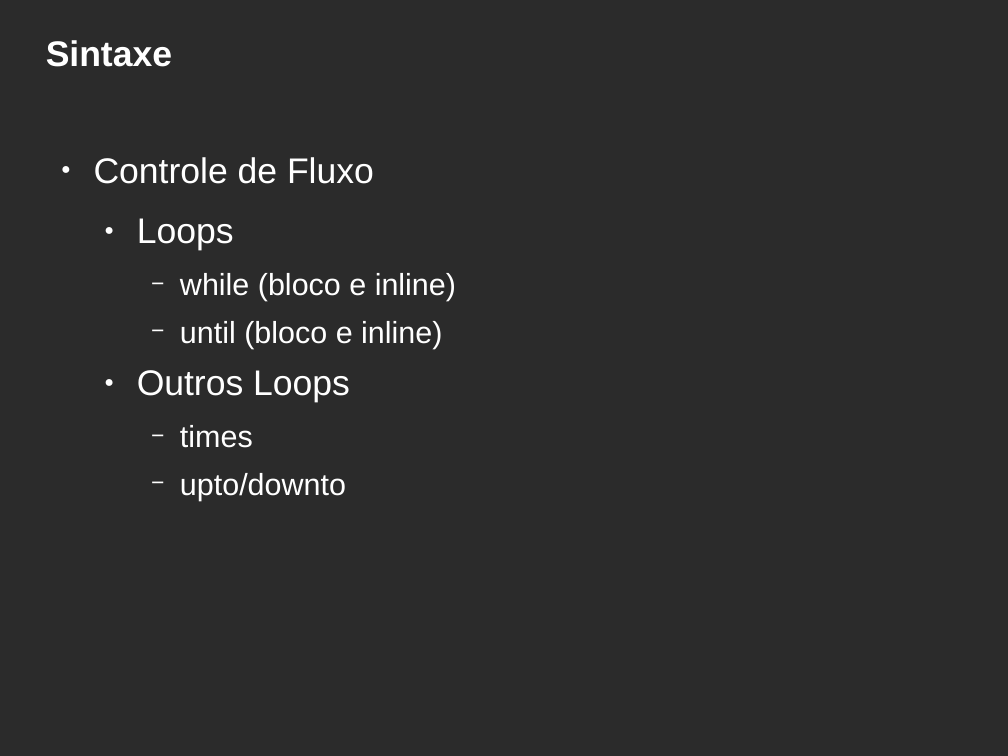
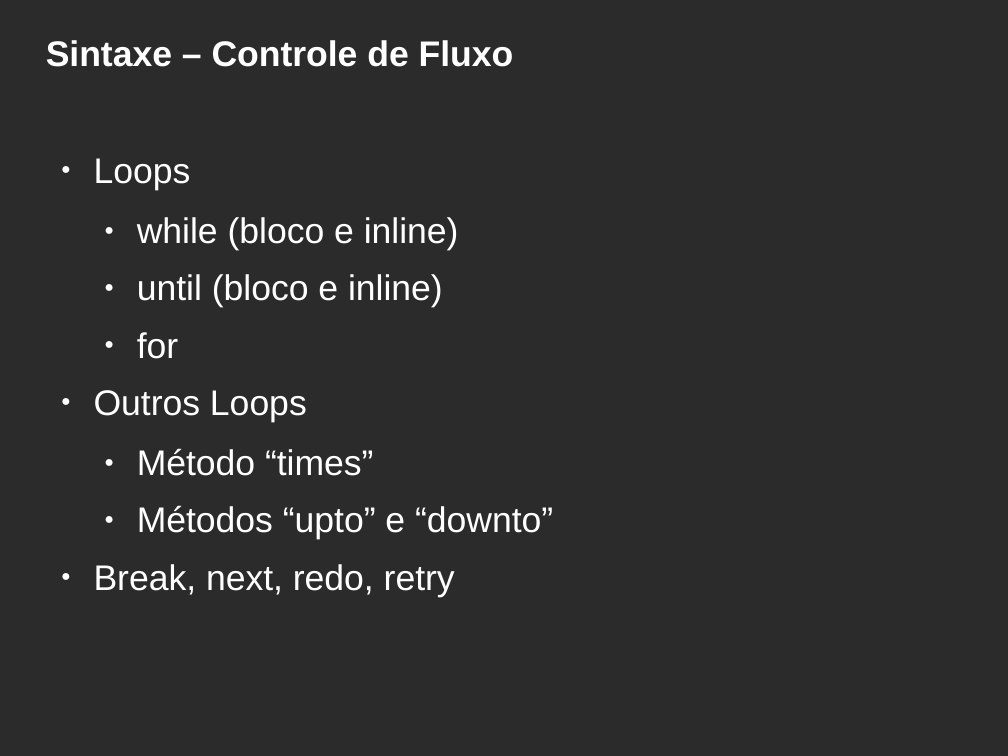
Before and after one commit to hbobenicio/ruby-examples, a slide deck: slide 19 of apresentacao-ruby.odp (slide 17 before the commit). Drawn at 1008x756 pixels with LibreOffice and Linux fonts; fonts in the diff are those of the drawing; background and template pictures are left out; a plain dark background stands for a picture behind light text. Boxes give left, top, right and bottom in pixels: in the first picture for what was removed or moved away, otherwise in the second. Text is boxed around its words. In the diff, an @@ line names an element or a change of style, - is before the commit and + after.

```diff
--- a/apresentacao-ruby.odp
+++ b/apresentacao-ruby.odp
@@ title at <box>46,40,514,67</box>: text changed @@
-Sintaxe
+Sintaxe – Controle de Fluxo
@@ text at <box>94,157,374,184</box>: paragraph removed @@
-● Controle de Fluxo
@@ text at <box>94,158,459,422</box>: size 24 to 28 pt in "while (bloco e inline)", "until (bloco e inline)"; list level 2 to 1 in "Loops"; bullet − to ●; list level 3 to 2 in "while (bloco e inline)"; list level 3 to 2 in "until (bloco e inline)"; list level 2 to 1 in "Outros Loops" @@
@@ text at <box>137,332,178,359</box>: paragraph added @@
+  ● for
@@ text at <box>94,448,553,597</box>: text changed; size 24 to 28 pt @@
-    − times
-    − upto/downto
+  ● Método “times”
+  ● Métodos “upto” e “downto”
+● Break, next, redo, retry
```
Also in this commit, not shown: 8 other slides changed, 2 slides added, 3 other files.
